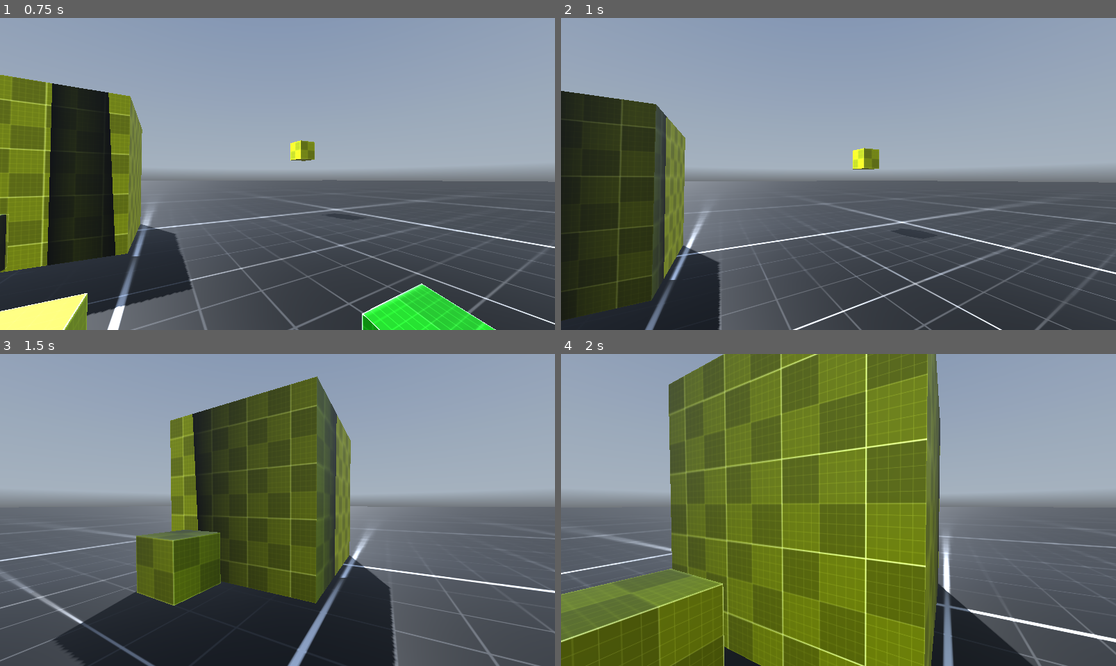
Above: before the commit, frames 1-4 (two rows, left to right).
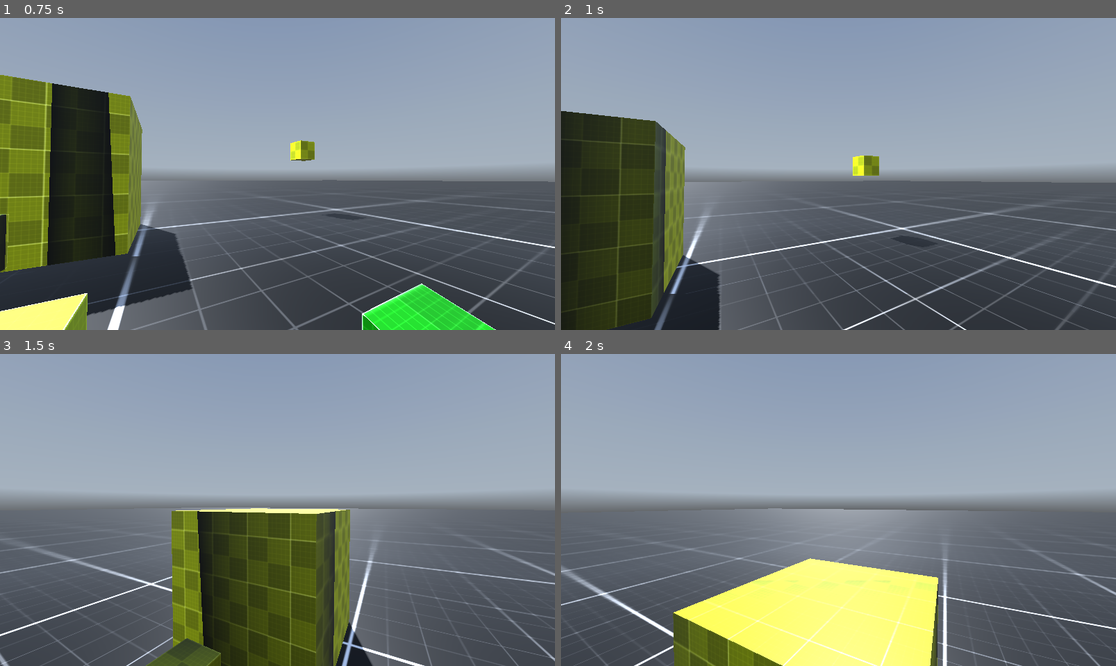
Above: after the commit, the same moments.

Repository: Eternal-nerd/godot-fps-demo
Game: Godot game, scene res://levels/level_001.tscn
Two runs of this game, one before a commit and one after it. Both use one fixed random seed, a clock stepped at 60 frames per second and the inputs below. A sky picture missing from this copy of the repository is replaced by a grey-blue gradient.
Inputs (mouse positions are in pixels of both pictures, inside the frame that each line leads up to):
- Up to frame 1 (0.75 s): tap Enter at 0.5 s; move the mouse to (305, 174) at 0.52 s; hold W (move_forward) from 0.53 s (still down); tap Space (jump) at 0.6 s
- Up to frame 2 (1 s): keep holding W (move_forward); tap Space (jump) at 0.77 s
- Up to frame 3 (1.5 s): keep holding W (move_forward); tap Space (jump) at 1.07 s; move the mouse to (249, 510) at 1.27 s; tap Shift (sprint) at 1.35 s
- Up to frame 4 (2 s): keep holding W (move_forward); tap Space (jump) at 1.52, 1.55, 1.82 s

Frame 1 is identical in both runs. In frame 2, 7.8% of the frame differs, in the area x 0-100%, y 23-100%; in frame 3, 30%; in frame 4, 56%, in the area x 0-100%, y 0-100%.

Commit message:
mild change

Diff:
--- a/controllers/scripts/fps_controller.gd
+++ b/controllers/scripts/fps_controller.gd
@@ -65,9 +65,7 @@
 	if not is_on_floor():
 		velocity.y -= gravity * delta
 
-	var current_jump_count = 0
-	if is_on_floor():
-		current_jump_count = JUMP_COUNT
+	var current_jump_count = 5
 	# Handle Jump.
 	if Input.is_action_just_pressed("jump") and current_jump_count > 0:
 		velocity.y = JUMP_VELOCITY
--- a/levels/level_001.tscn
+++ b/levels/level_001.tscn
@@ -139,8 +139,6 @@
 [node name="CollisionShape3D" type="CollisionShape3D" parent="Ramp/StaticBody3D"]
 shape = SubResource("ConcavePolygonShape3D_j6kcl")
 
-[node name="CharacterBody3D" parent="." instance=ExtResource("4_liofc")]
-
 [node name="BigBox" type="MeshInstance3D" parent="."]
 transform = Transform3D(1, 0, 0, 0, 1, 0, 0, 0, 1, -4.379, 3.54812, -18.396)
 mesh = SubResource("BoxMesh_eodf4")
@@ -171,3 +169,5 @@
 
 [node name="CollisionShape3D" type="CollisionShape3D" parent="Box3/StaticBody3D"]
 shape = SubResource("ConcavePolygonShape3D_vp4dy")
+
+[node name="CharacterBody3D" parent="." instance=ExtResource("4_liofc")]
